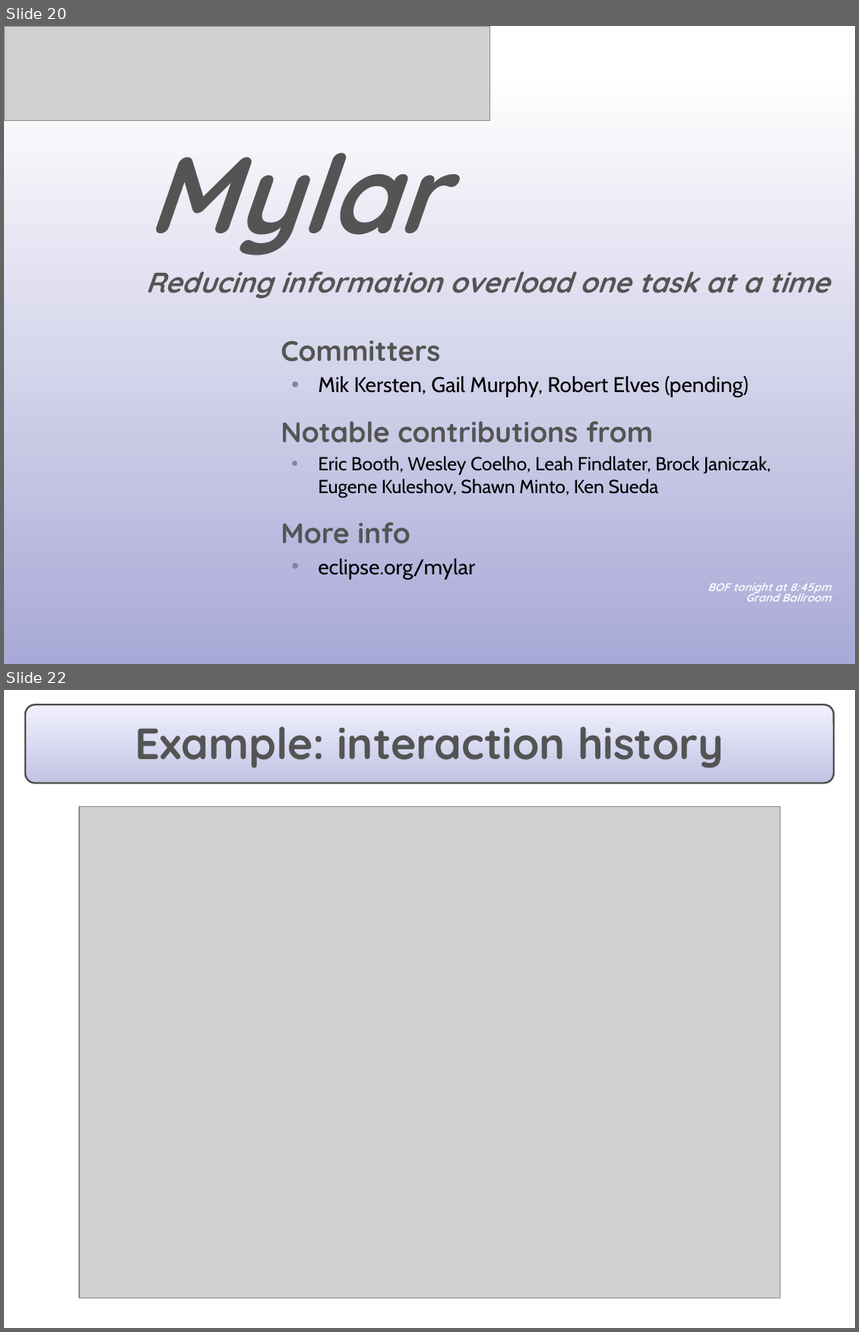
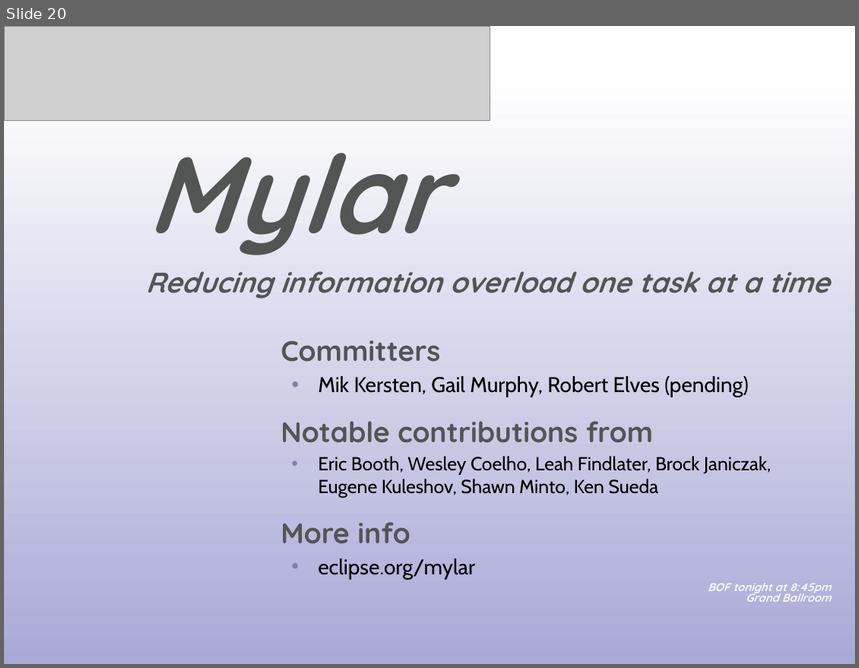
Before and after one commit to eclipse-mylyn/mylyn-website, a slide deck: publications/2006-03-mylar-eclipsecon.ppt. Shown one above the other, each under a label of ours: slides 20 and 22 before the commit, slide 20 after it; the slides between them are not shown. The pictures are 859x1332 and 859x668 pixels, drawn with LibreOffice and Linux fonts; fonts in the diff are those of the drawing; grey boxes stand for pictures. Boxes give left, top, right and bottom in pixels: in the first picture for what was removed or moved away, otherwise in the second. Text is boxed around its words. In the diff, an @@ line names an element or a change of style, - is before the commit and + after.

```diff
--- a/publications/2006-03-mylar-eclipsecon.ppt
+++ b/publications/2006-03-mylar-eclipsecon.ppt
@@ slide 22 removed at bbox=[4, 690, 855, 1328], background #FFFFFF; not listed: 1 template element that a slide beside it also shows @@
@@ title removed at bbox=[135, 726, 724, 768] @@
-Example: interaction history
@@ picture removed at bbox=[79, 806, 780, 1299] @@
```
Also in this commit, not shown: 1 slide changed, 5 other slides removed, 3 other files.
